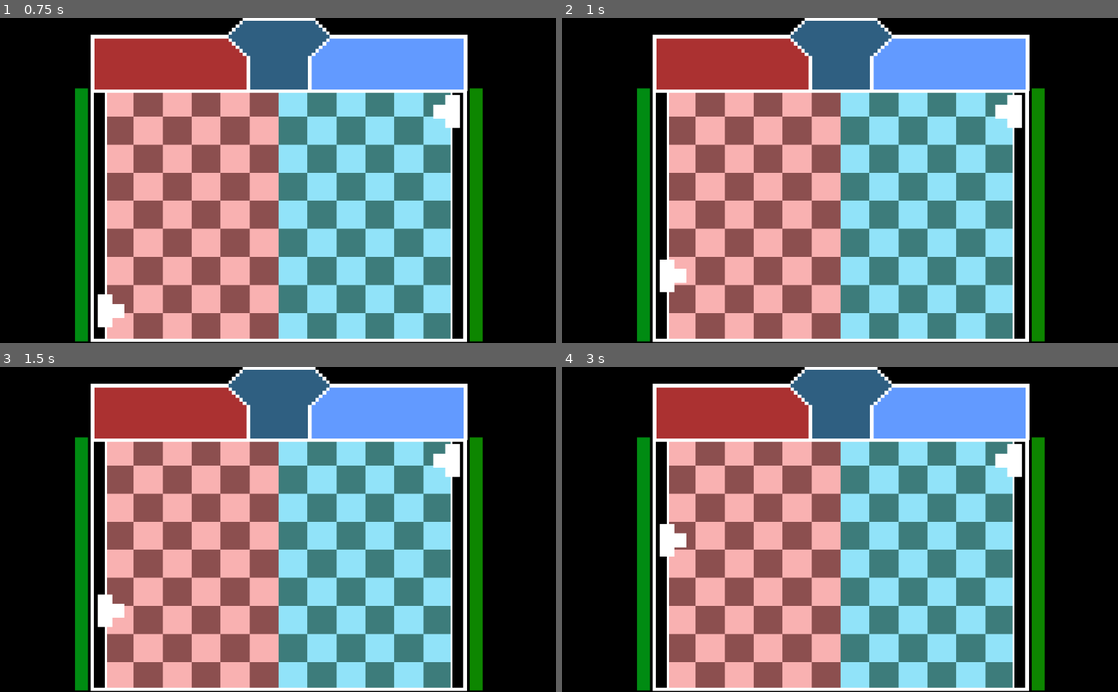
Above: before the commit, frames 1-4 (two rows, left to right).
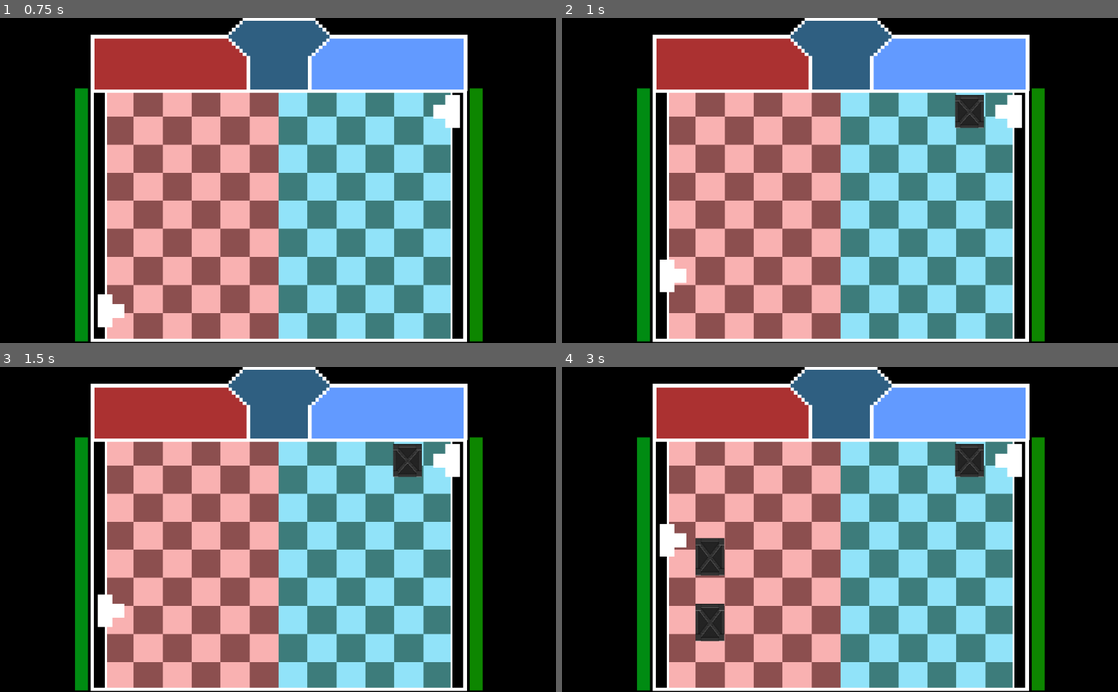
Above: after the commit, the same moments.

Repository: Raelr/dd-pong-invaders
Game: Godot game, scene res://scenes/Main.tscn
The game is run twice, just before and just after one commit, with the same random seed, the same clock (stepped at 60 frames per second) and the same inputs.
Inputs (mouse positions are in pixels of both pictures, inside the frame that each line leads up to):
- Up to frame 1 (0.75 s): tap Enter at 0.5 s; move the mouse to (266, 193) at 0.52 s; hold W from 0.53 s (still down); tap E (playerActive, bound only after the commit) at 0.6 s; click (266, 193) at 0.67 s
- Up to frame 2 (1 s): keep holding W; tap O (playerTwoActive, bound only after the commit) at 0.8 s
- Up to frame 3 (1.5 s): move the mouse to (166, 545) at 1.27 s; release W at 1.28 s; hold S from 1.28 s (still down); tap O (playerTwoActive, bound only after the commit) at 1.35 s
- Up to frame 4 (3 s): tap E (playerActive, bound only after the commit) at 1.55, 2.85 s; move the mouse to (895, 458) at 2.02 s; release S at 2.03 s; hold W from 2.03 s (still down); click (895, 458) at 2.1 s; tap O (playerTwoActive, bound only after the commit) at 2.3 s; move the mouse to (812, 594) at 2.77 s; click (812, 594) at 2.92 s

Frame 1 is identical in both runs. In frame 2, 0.5% of the frame differs, in the area x 70-76%, y 23-34%; in frame 3, 0.5%; in frame 4, 1.8%, in the area x 24-76%, y 23-85%.

Commit message:
Adding barricade

Diff:
--- a/project.godot
+++ b/project.godot
@@ -31,6 +31,16 @@
 "events": [ Object(InputEventMouseButton,"resource_local_to_scene":false,"resource_name":"","device":0,"alt":false,"shi …(212 unchanged characters)…
  ]
 }
+playerActive={
+"deadzone": 0.5,
+"events": [ Object(InputEventKey,"resource_local_to_scene":false,"resource_name":"","device":0,"alt":false,"shift":false,"control":false,"meta":false,"command":false,"pressed":false,"scancode":69,"unicode":0,"echo":false,"script":null)
+ ]
+}
+playerTwoActive={
+"deadzone": 0.5,
+"events": [ Object(InputEventKey,"resource_local_to_scene":false,"resource_name":"","device":0,"alt":false,"shift":false,"control":false,"meta":false,"command":false,"pressed":false,"scancode":79,"unicode":0,"echo":false,"script":null)
+ ]
+}
 
 [rendering]
 
--- a/scenes/Barricade.tscn
+++ b/scenes/Barricade.tscn
@@ -1,17 +1,17 @@
 [gd_scene load_steps=4 format=2]
 
-[ext_resource path="res://sprites/haystack.png" type="Texture" id=1]
+[ext_resource path="res://sprites/Metal Box.png" type="Texture" id=1]
 [ext_resource path="res://scripts/Barricade.gd" type="Script" id=2]
 
 [sub_resource type="RectangleShape2D" id=1]
 extents = Vector2( 24, 24 )
 
-[node name="Barricade" type="RigidBody2D"]
+[node name="Barricade" type="StaticBody2D"]
 script = ExtResource( 2 )
 
-[node name="haystack" type="Sprite" parent="."]
-position = Vector2( -1.52588e-05, 1.84774e-06 )
-scale = Vector2( 0.116, 0.153355 )
+[node name="Metal Box" type="Sprite" parent="."]
+position = Vector2( 1.46484e-06, -1.86157e-06 )
+scale = Vector2( 0.096, 0.128 )
 texture = ExtResource( 1 )
 
 [node name="CollisionShape2D" type="CollisionShape2D" parent="."]
--- /dev/null
+++ b/scenes/BarricadeV2.tscn
@@ -0,0 +1,20 @@
+[gd_scene load_steps=4 format=2]
+
+[ext_resource path="res://sprites/Metal Box.png" type="Texture" id=1]
+[ext_resource path="res://scripts/BarricadeV2.gd" type="Script" id=3]
+
+[sub_resource type="RectangleShape2D" id=1]
+extents = Vector2( 24, 24 )
+
+[node name="BarricadeV2" type="Node2D"]
+script = ExtResource( 3 )
+
+[node name="Haystack" type="StaticBody2D" parent="."]
+
+[node name="Metal Box" type="Sprite" parent="Haystack"]
+position = Vector2( 9.09495e-13, 0 )
+scale = Vector2( 0.096, 0.112 )
+texture = ExtResource( 1 )
+
+[node name="CollisionShape2D" type="CollisionShape2D" parent="Haystack"]
+shape = SubResource( 1 )
--- a/scripts/Barricade.gd
+++ b/scripts/Barricade.gd
@@ -2,16 +2,16 @@
 
 var screen_size
 var extents
-var textures = {'1':['res://sprites/haystack.png'],
-				'2':['res://sprites/wood.png']}
+#var textures = {'1':['res://sprites/haystack.png'],
+#				'2':['res://sprites/wood.png']}
 
 func _ready():
 	add_to_group("barricade")
-	init('1')
+#	init('1')
 
-func init(level):
-	var texture = load(textures[level])
-	get_node("barricade").set_texture(texture)
+#func init(level):
+#	var texture = load(textures[level])
+#	get_node("barricade").set_texture(texture)
 
 func explode():
 	queue_free()
--- /dev/null
+++ b/scripts/BarricadeV2.gd
@@ -0,0 +1,15 @@
+extends Node2D
+
+
+# Declare member variables here. Examples:
+# var a = 2
+# var b = "text"
+
+
+# Called when the node enters the scene tree for the first time.
+func _ready():
+	add_to_group("barricadev2")
+
+# Called every frame. 'delta' is the elapsed time since the previous frame.
+#func _process(delta):
+#	pass
--- a/scripts/Player.gd
+++ b/scripts/Player.gd
@@ -80,6 +80,51 @@
 		elif Input.is_key_pressed(KEY_K) and not Input.is_key_pressed(KEY_I):
 			if (self.position.y < y_upper_boundary):
 				self.position.y += playerMovementSpeed * delta
+	if Input.is_action_just_pressed("playerActive"):
+		spawn_barricade()
+	elif Input.is_action_just_pressed("playerTwoActive"):
+		spawn_barricade(false)
+#Build Barricade
+var barricade = preload("res://scenes/Barricade.tscn")
+var barricadev2 = preload("res://scenes/BarricadeV2.tscn")
+
+const max_barricade_P1 = 2
+const max_barricade_P2 = 2
+
+func spawn_barricade(p1 = true):
+	if is_player_one and p1:
+		var barricade_count = []
+		var player_position = transform.origin
+		var barricade_instance = barricade.instance()
+		var spawn_position = Vector2()
+		get_tree().get_root().add_child(barricade_instance)
+		if (get_tree().get_nodes_in_group("barricade").size()) <= max_barricade_P1:
+			spawn_position.x = 300
+			spawn_position.y = player_position.y
+			barricade_instance.transform.origin = spawn_position
+			print(spawn_position)
+			barricade_count.append(barricade_instance)
+		else:
+			print("No more barricades")
+#		spawn_position.x = 300
+#		spawn_position.y = player_position.y
+#		barricade_instance.transform.origin = spawn_position
+#		print(spawn_position)
+
+	elif not is_player_one and not p1:
+		var barricadev2_count = []
+		var player_position = transform.origin
+		var barricadev2_instance = barricadev2.instance()
+		var spawn_position = Vector2()
+		get_tree().get_root().add_child(barricadev2_instance)
+		if (get_tree().get_nodes_in_group("barricadev2").size()) <= max_barricade_P2:
+			spawn_position.x = 730
+			spawn_position.y = player_position.y
+			barricadev2_instance.transform.origin = spawn_position
+			print(spawn_position)
+			barricadev2_count.append(barricadev2_instance)
+		else:
+			print("No more barricades")
 
 #Speed increased by every minute
 func increase_speed():
Binary file added: sprites/Metal Box.png
Not shown, added: sprites/Metal Box.png.import
Binary file added: sprites/wood.png
Not shown, added: sprites/wood.png.import
